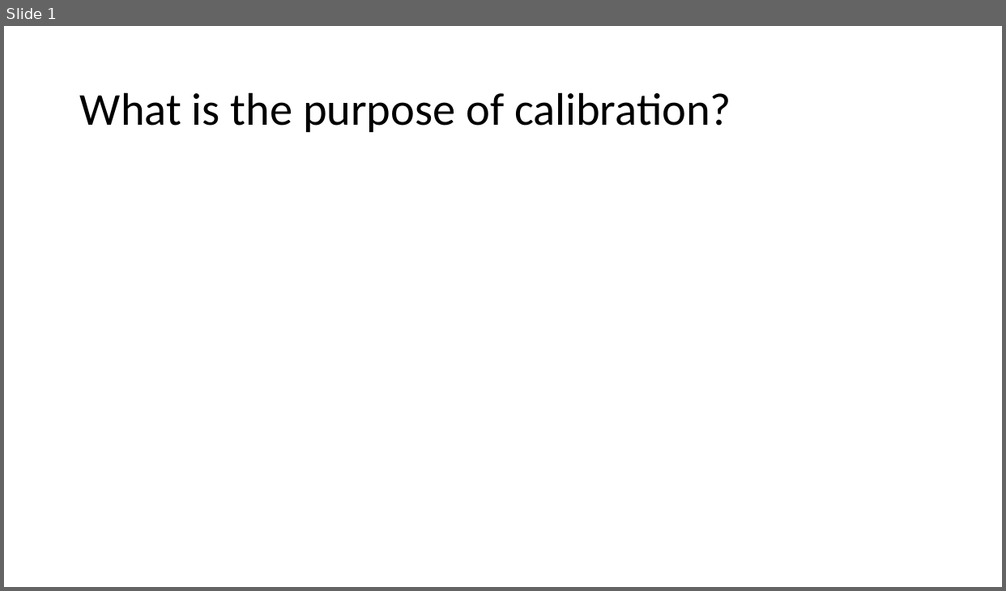
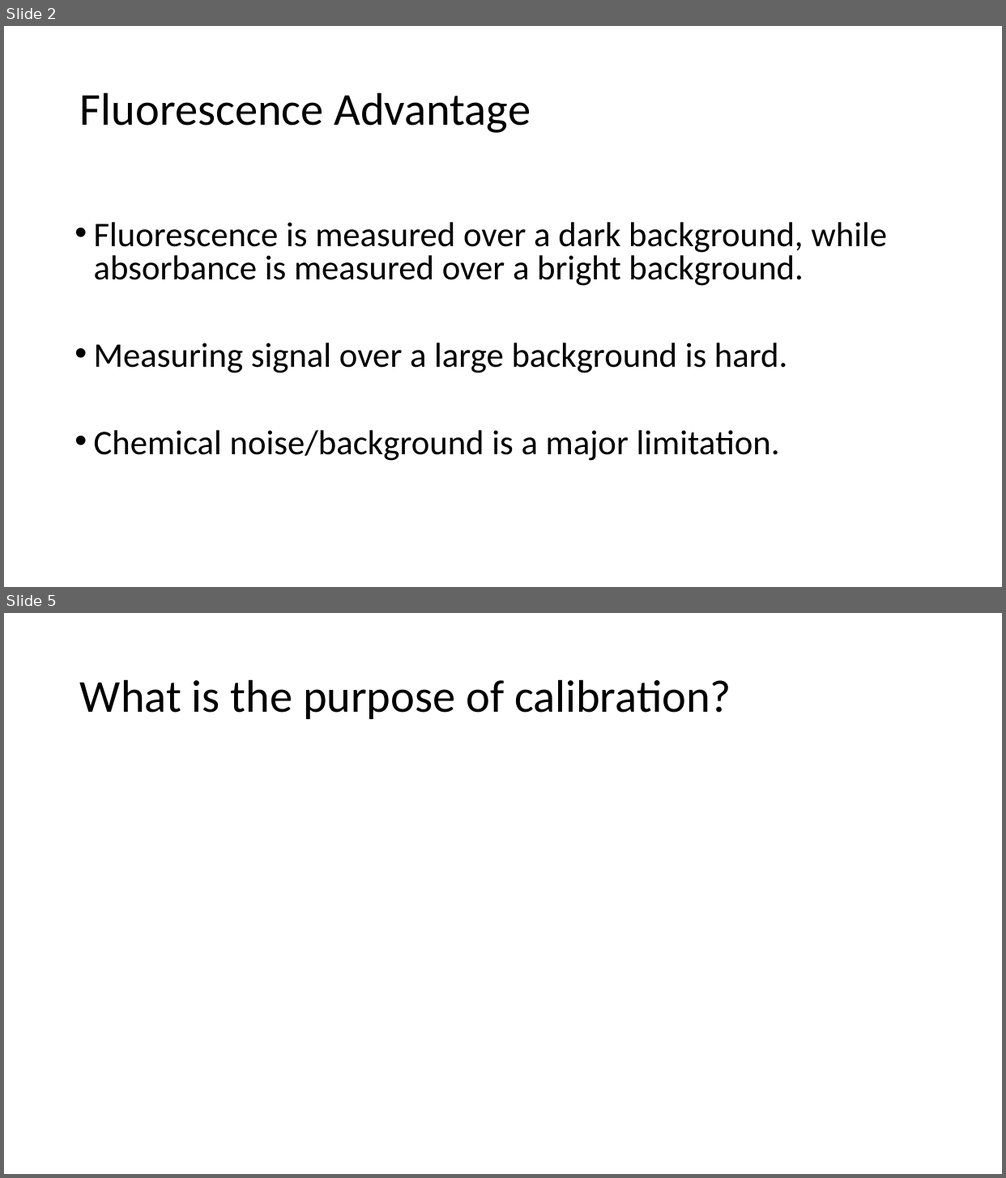
Before and after one commit to beliveau-lab/gen575, a slide deck: lectures/3.Quant101.Calibration.pptx. Shown one above the other, each under a label of ours: slide 1 before the commit, slides 2 and 5 after it; the slides between them are not shown. The pictures are 1006x591 and 1006x1178 pixels, drawn with LibreOffice and Linux fonts; fonts in the diff are those of the drawing. Boxes give left, top, right and bottom in pixels: in the first picture for what was removed or moved away, otherwise in the second. Text is boxed around its words. In the diff, an @@ line names an element or a change of style, - is before the commit and + after.

```diff
--- a/lectures/3.Quant101.Calibration.pptx
+++ b/lectures/3.Quant101.Calibration.pptx
@@ slide 2 added at [4,26,1002,587], background #FFFFFF @@
@@ title added at [80,92,530,133], 44 pt, text #000000 @@
+Fluorescence Advantage
@@ text added at [94,222,887,461], 33.3 pt, text #000000 @@
+• Fluorescence is measured over a dark background, while absorbance is measured over a bright background.
+• Measuring signal over a large background is hard.
+• Chemical noise/background is a major limitation.
@@ what was slide 1 is now slide 5 @@
```
Also in this commit, not shown: 2 slides changed, 4 other slides added.
